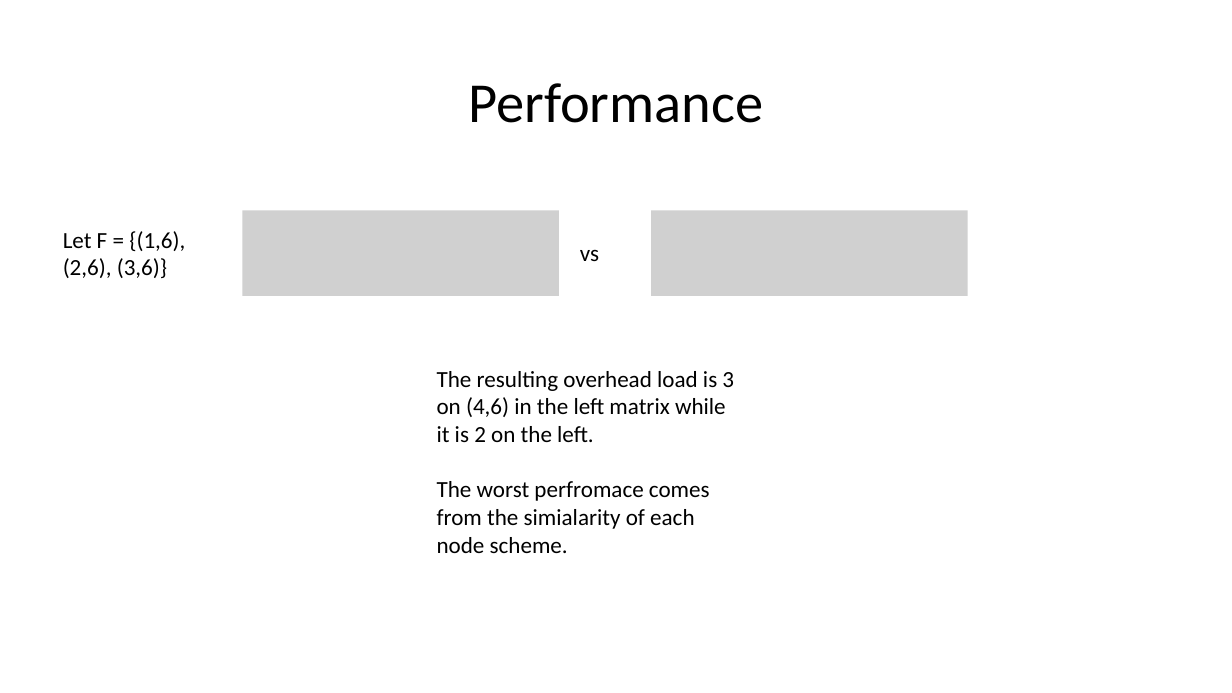
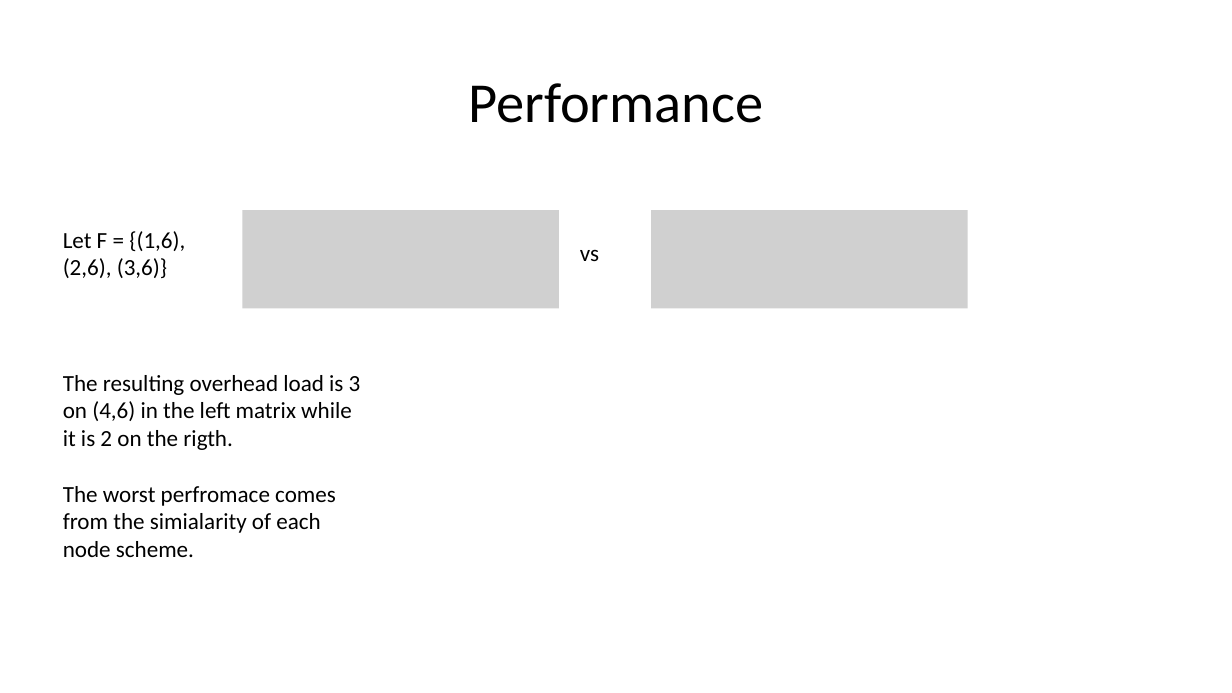
Before and after one commit to nagyandras95/Egyetem, a slide deck: slide 11 of halozatok/Load-Optimal Local Fast Rerouting for Relisient Networks.pptx. Drawn at 1232x693 pixels with LibreOffice and Linux fonts; fonts in the diff are those of the drawing; grey boxes stand for pictures. Boxes give left, top, right and bottom in pixels: in the first picture for what was removed or moved away, otherwise in the second. Text is boxed around its words. In the diff, an @@ line names an element or a change of style, - is before the commit and + after.

```diff
--- a/halozatok/Load-Optimal Local Fast Rerouting for Relisient Networks.pptx
+++ b/halozatok/Load-Optimal Local Fast Rerouting for Relisient Networks.pptx
@@ picture: place and size @@
-picture at [242,211,559,297]
+picture at [242,211,559,309]
@@ picture: place and size @@
-picture at [652,211,969,297]
+picture at [652,211,969,309]
@@ text "The resulting overhead load is ...": place and size @@
-text "The resulting overhead load is ..." at [437,371,734,553]
+text "The resulting overhead load is ..." at [63,375,361,557]
@@ text at [63,375,361,450]: text changed @@
-The resulting overhead load is 3 on (4,6) in the left matrix while it is 2 on the left.
+The resulting overhead load is 3 on (4,6) in the left matrix while it is 2 on the rigth.
```
Also in this commit, not shown: 3 other slides changed, 3 slides added.
